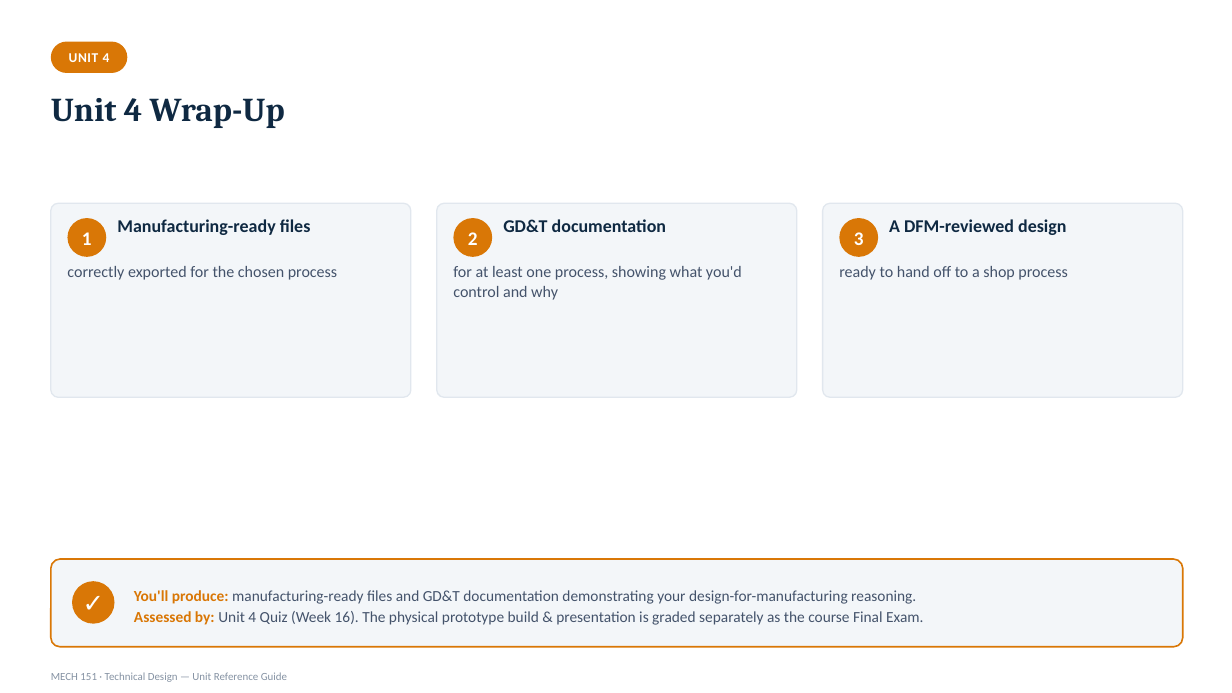
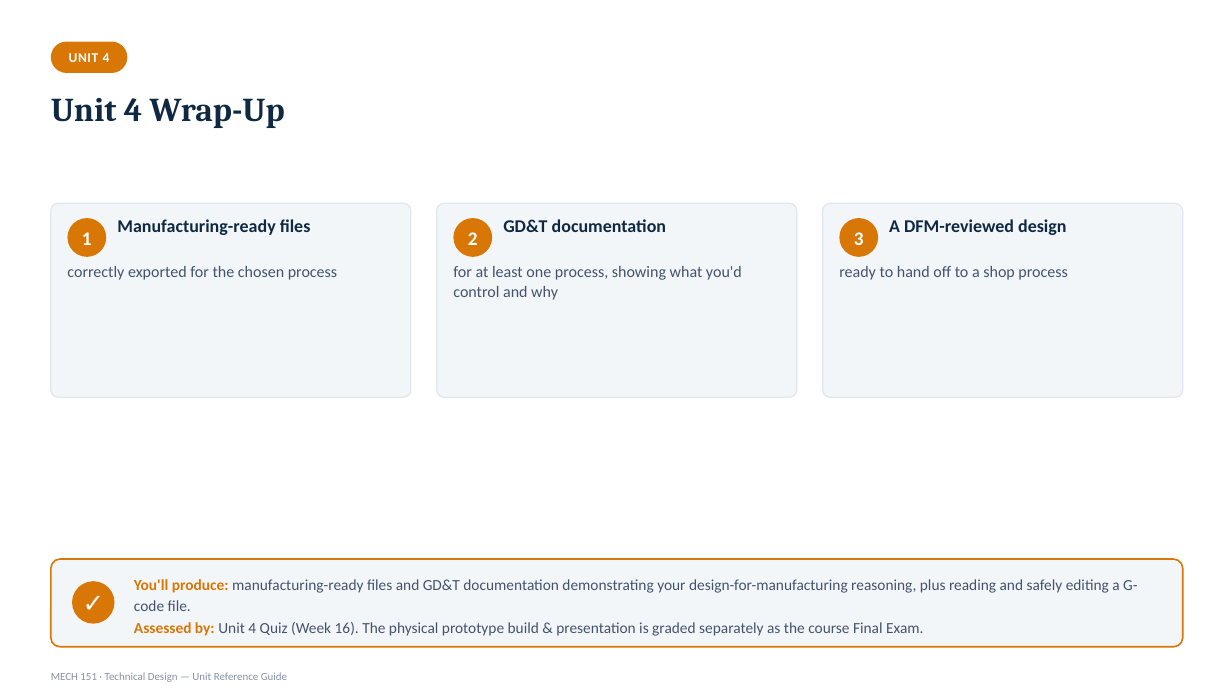
Before and after one commit to kainanis808/kainanis808.github.io, a slide deck: slide 56 of MECH151_techDesign/slideDeck/MECH151_Unit_Reference_Deck.pptx (slide 54 before the commit). Drawn at 1232x693 pixels with LibreOffice and Linux fonts; fonts in the diff are those of the drawing. Boxes give left, top, right and bottom in pixels: in the first picture for what was removed or moved away, otherwise in the second. Text is boxed around its words. In the diff, an @@ line names an element or a change of style, - is before the commit and + after.

```diff
--- a/MECH151_techDesign/slideDeck/MECH151_Unit_Reference_Deck.pptx
+++ b/MECH151_techDesign/slideDeck/MECH151_Unit_Reference_Deck.pptx
@@ text at [134, 579, 1137, 611]: text changed @@
-You'll produce: manufacturing-ready files and GD&T documentation demonstrating your design-for-manufacturing reasoning.
+You'll produce: manufacturing-ready files and GD&T documentation demonstrating your design-for-manufacturing reasoning, plus reading and safely editing a G-code file.
```
Also in this commit, not shown: 4 other slides changed, 2 slides added, 2 other files.
